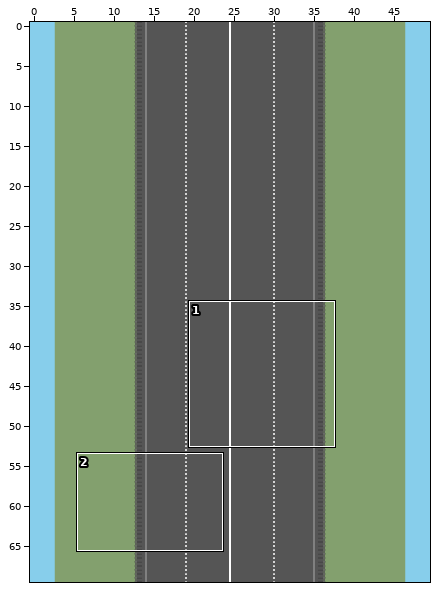
Two versions of a level (Tiled map, SAE_DEV/SAE_DEV/Content/mapJour.tmx). The first picture is a wide view before the edit; the outline marks the close-up.
Close-up. First the earlier version:
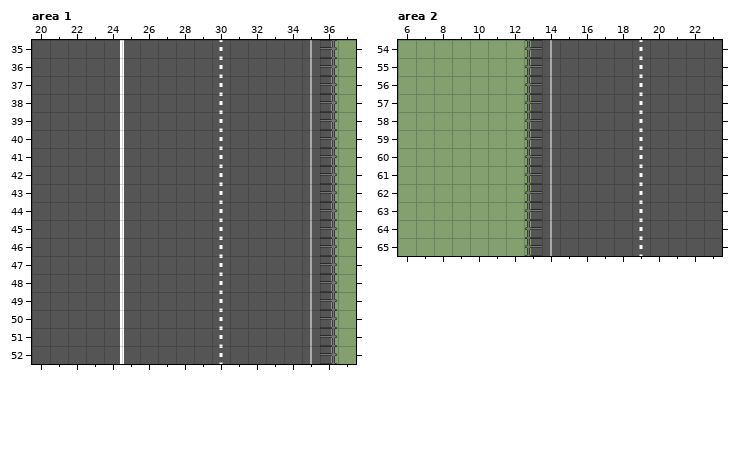
Cells are 32x32 px. Shown: area 1 x 20..37, y 35..52; area 2 x 6..23, y 54..65. The commit also changed other parts of the map, which this record leaves out.
The same view after the edit:
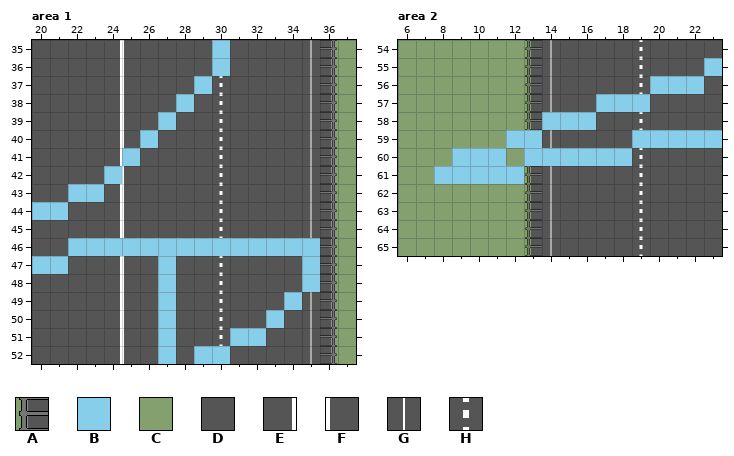
Key: from "Barrieres": A 0; from "Decor": B 0, C 3; from "Route": D 0, E 1, F 2, G 3, H 4.
_ is an empty cell.
From old to new:
Layer "Calque de Tuiles 1", area 1:
y 35..36: x 30 H -> B
y 37: x 29 D -> B
y 38: x 28 D -> B
y 39: x 27 D -> B
y 40: x 26 D -> B
y 41: x 25 F -> B
y 42: x 24 E -> B
y 43: x 22..23 DD -> BB
y 44: x 20..21 DD -> BB
y 46: x 22..35 DDEFDDDDHDDDDG -> BBBBBBBBBBBBBB
y 47: x 20..21 DD -> BB; x 27 D -> B; x 35 G -> B
y 48: x 27 D -> B; x 35 G -> B
y 49: x 27 D -> B; x 34 D -> B
y 50: x 27 D -> B; x 33 D -> B
y 51: x 27 D -> B; x 31..32 DD -> BB
y 52: x 27 D -> B; x 29..30 DH -> BB
Layer "Calque de Tuiles 1", area 2:
y 55: x 23 D -> B
y 56: x 20..22 DDD -> BBB
y 57: x 17..19 DDH -> BBB
y 58: x 14..16 GDD -> BBB
y 59: x 12..13 CA -> BB; x 19..23 HDDDD -> BBBBB
y 60: x 9..11 CCC -> BBB; x 13..18 AGDDDD -> BBBBBB
y 61: x 8..12 CCCCC -> BBBBB
Changed places in both close-ups, as pixel boxes (x1, y1, x2, y2):
changed: (32, 40, 230, 220)
changed: (32, 238, 320, 364)
changed: (434, 58, 722, 184)
